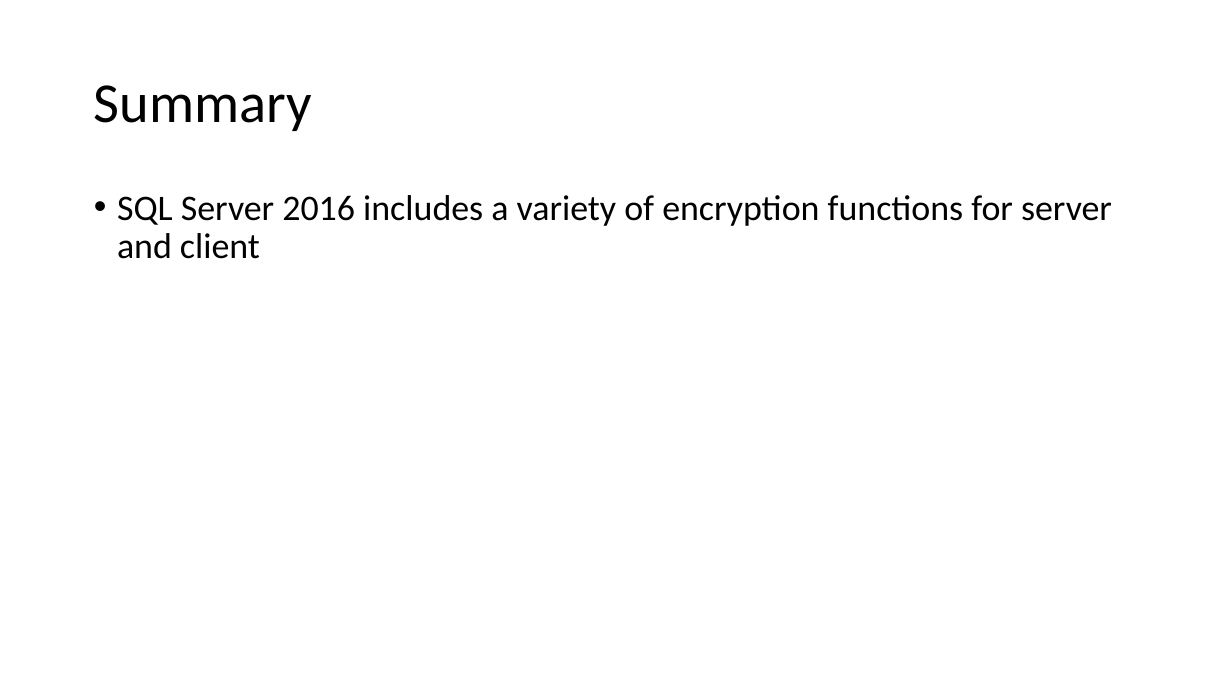
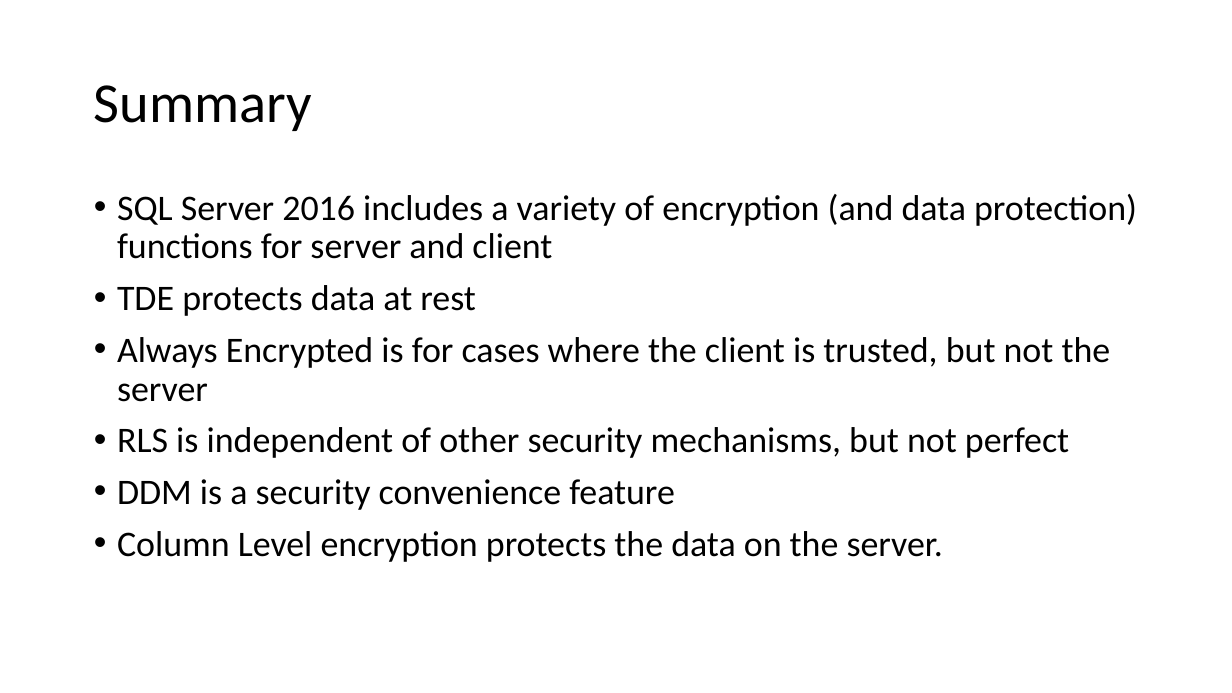
Before and after one commit to way0utwest/EndtoEndEncryptedSQL2016, a slide deck: slide 27 of Getting Started with Encryption in SQL 2016.pptx (slide 23 before the commit). Drawn at 1232x693 pixels with LibreOffice and Linux fonts; fonts in the diff are those of the drawing. Boxes give left, top, right and bottom in pixels: in the first picture for what was removed or moved away, otherwise in the second. Text is boxed around its words. In the diff, an @@ line names an element or a change of style, - is before the commit and + after.

```diff
--- a/Getting Started with Encryption in SQL 2016.pptx
+++ b/Getting Started with Encryption in SQL 2016.pptx
@@ text at bbox=[117, 194, 1137, 562]: text changed @@
-• SQL Server 2016 includes a variety of encryption functions for server and client
+• SQL Server 2016 includes a variety of encryption (and data protection) functions for server and client
+• TDE protects data at rest
+• Always Encrypted is for cases where the client is trusted, but not the server
+• RLS is independent of other security mechanisms, but not perfect
+• DDM is a security convenience feature
+• Column Level encryption protects the data on the server.
```
Also in this commit, not shown: 3 other slides changed, 4 slides added.
